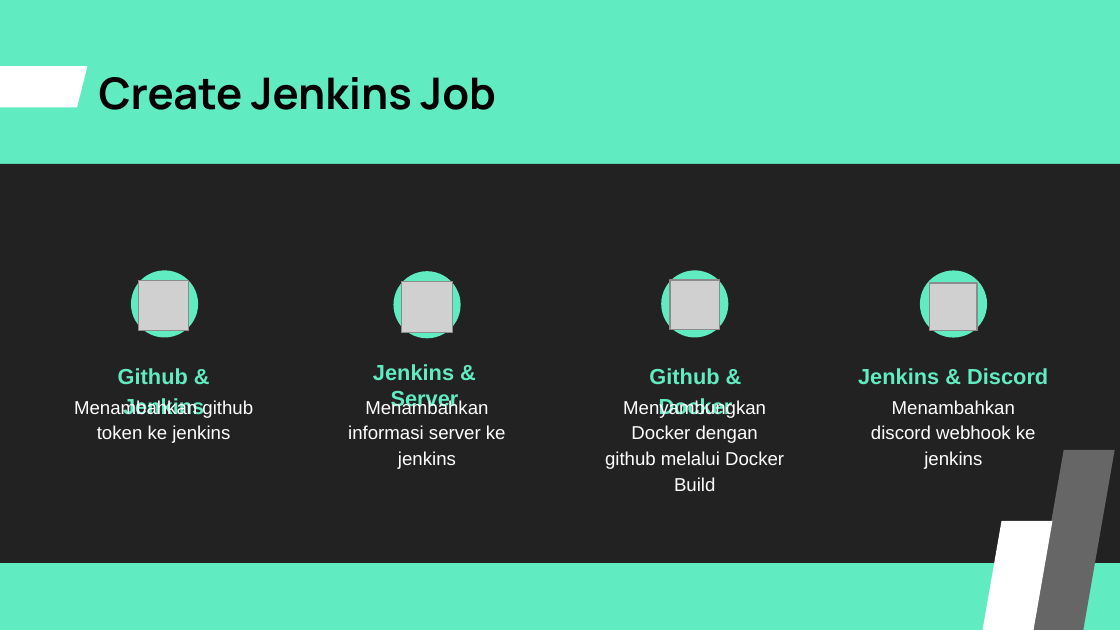
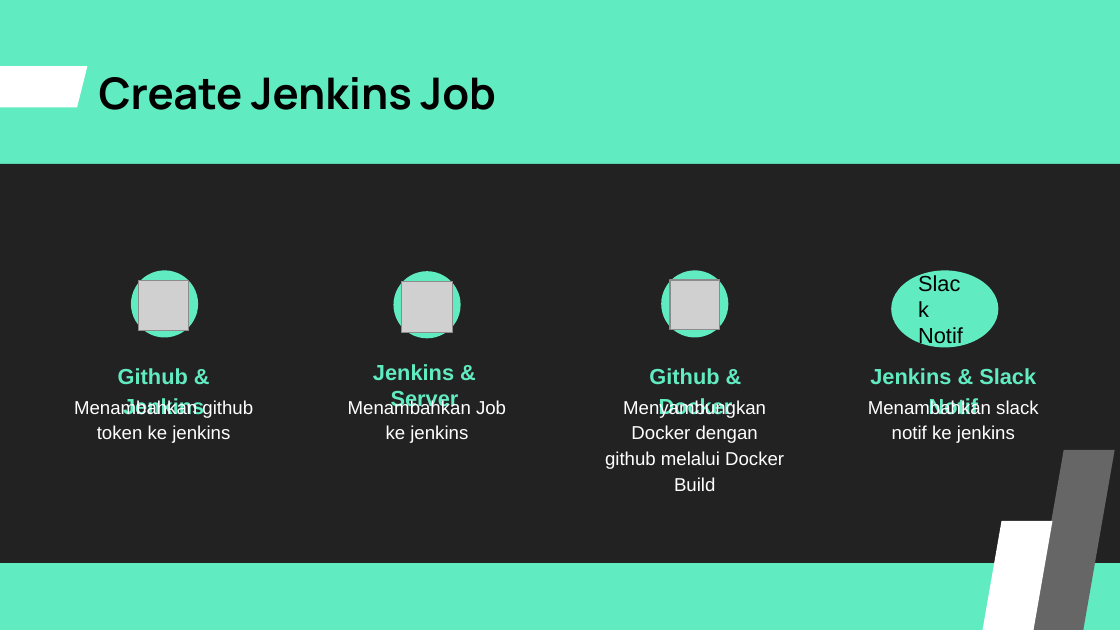
Before and after one commit to igstbagusdharmaputra/DumbwaysBootcamp, a slide deck: slide 43 of dumbweek3/Dumbweek3.pptx (slide 15 before the commit). Drawn at 1120x630 pixels with LibreOffice and Linux fonts; fonts in the diff are those of the drawing; grey boxes stand for pictures. Boxes give left, top, right and bottom in pixels: in the first picture for what was removed or moved away, otherwise in the second. Text is boxed around its words. In the diff, an @@ line names an element or a change of style, - is before the commit and + after.

```diff
--- a/dumbweek3/Dumbweek3.pptx
+++ b/dumbweek3/Dumbweek3.pptx
@@ ellipse "Slack Notif": place and size @@
-ellipse "Slack Notif" at [920, 270, 987, 337]
+ellipse "Slack Notif" at [892, 270, 999, 347]
@@ picture removed at [930, 283, 977, 330] @@
@@ text in ellipse at [918, 327, 963, 348]: text added @@
+Slack Notif
@@ subtitle at [870, 368, 1036, 414]: text changed @@
-Jenkins & Discord
+Jenkins & Slack Notif
@@ subtitle at [348, 399, 471, 443]: text changed @@
-Menambahkan informasi server ke jenkins
+Menambahkan Job ke jenkins
@@ subtitle at [868, 399, 1038, 443]: text changed @@
-Menambahkan discord webhook ke jenkins
+Menambahkan slack notif ke jenkins
```
Also in this commit, not shown: 17 other slides changed, 67 slides added, 1 other file.
